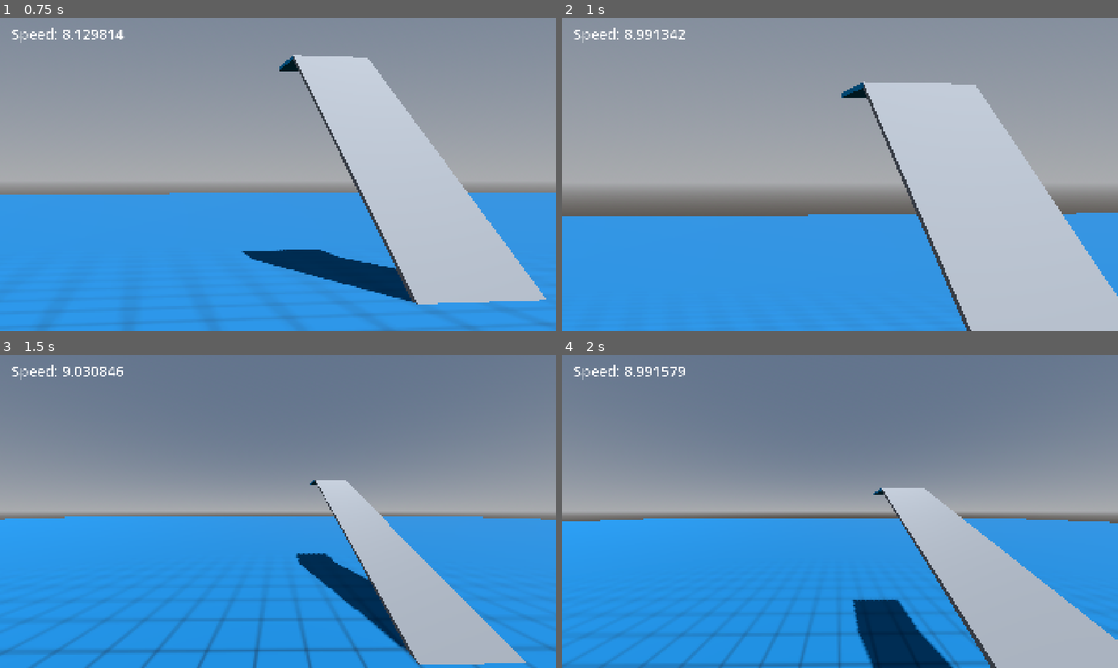
Above: before the commit, frames 1-4 (two rows, left to right).
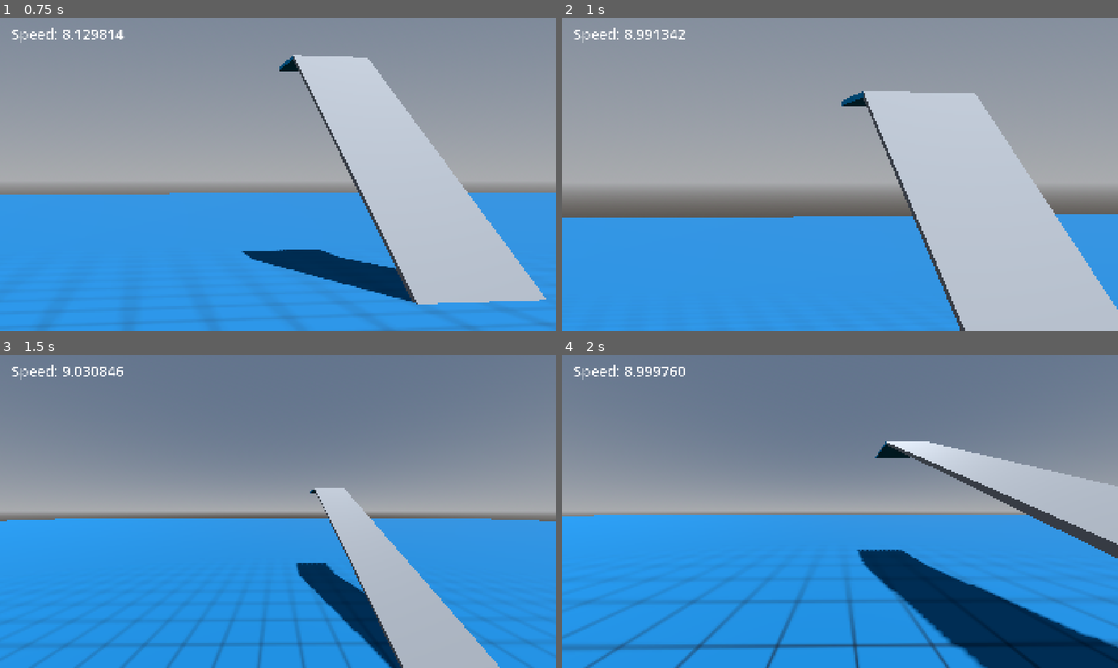
Above: after the commit, the same moments.

Repository: BilgiPasa/3d-first-person-movement-3
Game: Godot game, scene res://Scenes/main_scene.tscn
Two runs of this game, one before a commit and one after it. Both use one fixed random seed, a clock stepped at 60 frames per second and the inputs below.
Inputs (mouse positions are in pixels of both pictures, inside the frame that each line leads up to):
- Up to frame 1 (0.75 s): tap Enter at 0.5 s; move the mouse to (305, 174) at 0.52 s; hold W (move_forward) from 0.53 s (still down); hold C (camera_zoom) from 0.53 s (still down)
- Up to frame 2 (1 s): keep holding W (move_forward); keep holding C (camera_zoom); tap Space (jump) at 0.77 s
- Up to frame 3 (1.5 s): keep holding W (move_forward); move the mouse to (250, 511) at 1.27 s; release C (camera_zoom) at 1.28 s; tap Shift (crouch) at 1.35 s
- Up to frame 4 (2 s): keep holding W (move_forward); tap Space (jump) at 1.52 s

Frame 1 is identical in both runs. In frame 2, 3.2% of the frame differs, in the area x 0-100%, y 20-100%; in frame 3, 8.2%; in frame 4, 26%, in the area x 0-100%, y 3-100%.

Commit message:
Fix slope detection and slope movement in player script, Update a variable in player_and_camera_script

Diff:
--- a/Scripts/player.gd
+++ b/Scripts/player.gd
@@ -104,7 +104,7 @@
 	player_capsule_shape.radius = PLAYER_RADIUS
 	camera_position.position = Vector3(0, (PLAYER_HEIGHT / 2) - 0.25, 0)
 	slope_ray_cast.position = Vector3(0, -PLAYER_HEIGHT / 2, 0)
-	slope_ray_cast.target_position = Vector3(0, GROUNDED_AREA_SPHERE_RADIUS * 2, 0)
+	slope_ray_cast.target_position = Vector3(0, -GROUNDED_AREA_SPHERE_RADIUS * 2, 0)
 	can_jump_timer.wait_time = CAN_JUMP_TIMER_SECONDS
 	jumping_timer.wait_time = JUMPING_TIMER_SECONDS
 	grounded_area.position = Vector3(0, -PLAYER_HEIGHT / 2, 0)
@@ -136,6 +136,7 @@
 	handle_linear_damp()
 	movement(delta)
 	current_state = player_state_machine(current_state)
+	gravity_control()
 	move_speed_control()
 
 func coyote_time(physics_process_delta: float) -> void:
@@ -207,7 +208,7 @@
 		if !on_slope:
 			apply_force(move_speed * GROUND_MOVE_MULT * physics_process_delta * mass * move_vector_relative_to_world)
 		else:
-			apply_force(move_speed * GROUND_MOVE_MULT * physics_process_delta * mass * move_vector_relative_to_world.project(slope_ray_cast.get_collision_normal()))
+			apply_force(move_speed * GROUND_MOVE_MULT * physics_process_delta * mass * move_vector_relative_to_world.slide(slope_ray_cast.get_collision_normal()))
 	else:
 		lin_vel_in_air_relative_to_cam = rotate_vector_around_y_axis(linear_velocity, -deg_to_rad(y_rot_deg))
 		trying_to_go_forward_in_air = trying_to_go_forward
@@ -253,7 +254,7 @@
 		if !on_slope:
 			apply_force(move_speed * AIR_MOVE_MULT * physics_process_delta * mass * move_vector_relative_to_world)
 		else:
-			apply_force(move_speed * AIR_MOVE_MULT * physics_process_delta * mass * move_vector_relative_to_world.project(slope_ray_cast.get_collision_normal()))
+			apply_force(move_speed * AIR_MOVE_MULT * physics_process_delta * mass * move_vector_relative_to_world.slide(slope_ray_cast.get_collision_normal()))
 
 func rotate_vector_around_y_axis(vector: Vector3, radians: float) -> Vector3:
 	return Vector3(vector.x * cos(radians) + vector.z * sin(radians), vector.y, -vector.x * sin(radians) + vector.z * cos(radians))
@@ -311,6 +312,16 @@
 
 func get_speed() -> float:
 	return sqrt(pow(linear_velocity.x, 2) + pow(linear_velocity.z, 2))
+
+func gravity_control() -> void:
+	if touching && grounded:
+		if on_slope && linear_velocity.y > MIN:
+			gravity_scale = 1
+			apply_force(20 * mass * Vector3.UP) # Change this line if you change gravity. (30 - 20 = 10)
+		else:
+			gravity_scale = 0
+	else:
+		gravity_scale = 1
 
 func move_speed_control() -> void:
 	match current_state:
--- a/Scripts/player_and_camera.gd
+++ b/Scripts/player_and_camera.gd
@@ -13,7 +13,7 @@
 
 # Camera FOV
 var normal_fov: int = Defaults.normal_fov
-var sprint_fov_change: int = 15
+var sprint_fov_change: int = 10
 var sprint_fov: int
 var zoom_fov: float
 var zoom_sprint_fov: float
